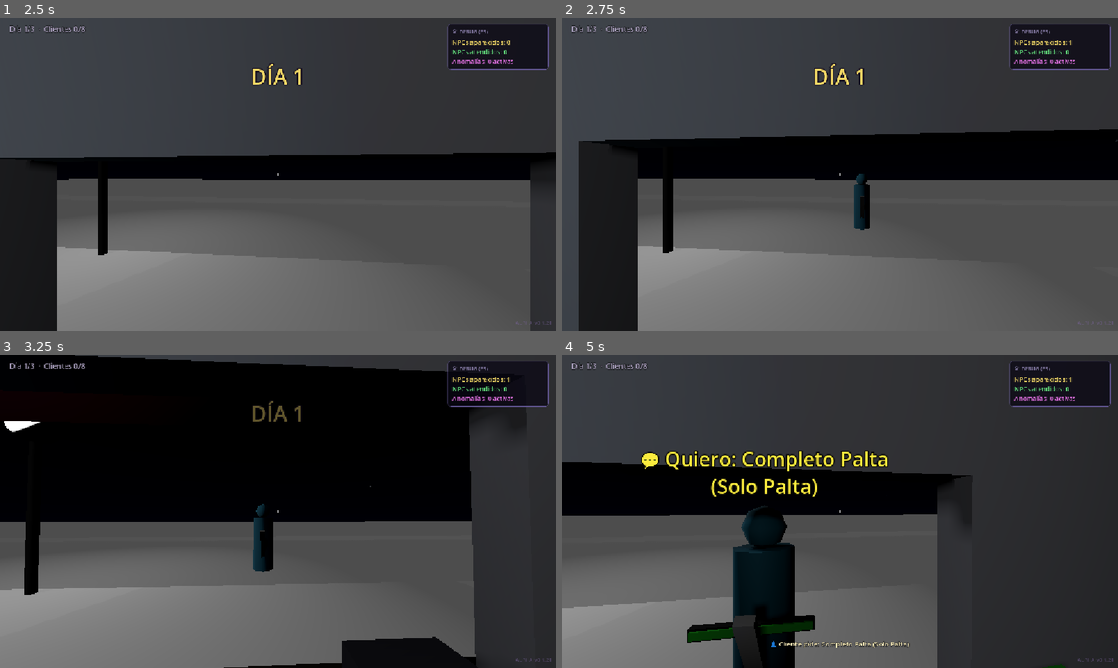
Above: before the commit, frames 1-4 (two rows, left to right).
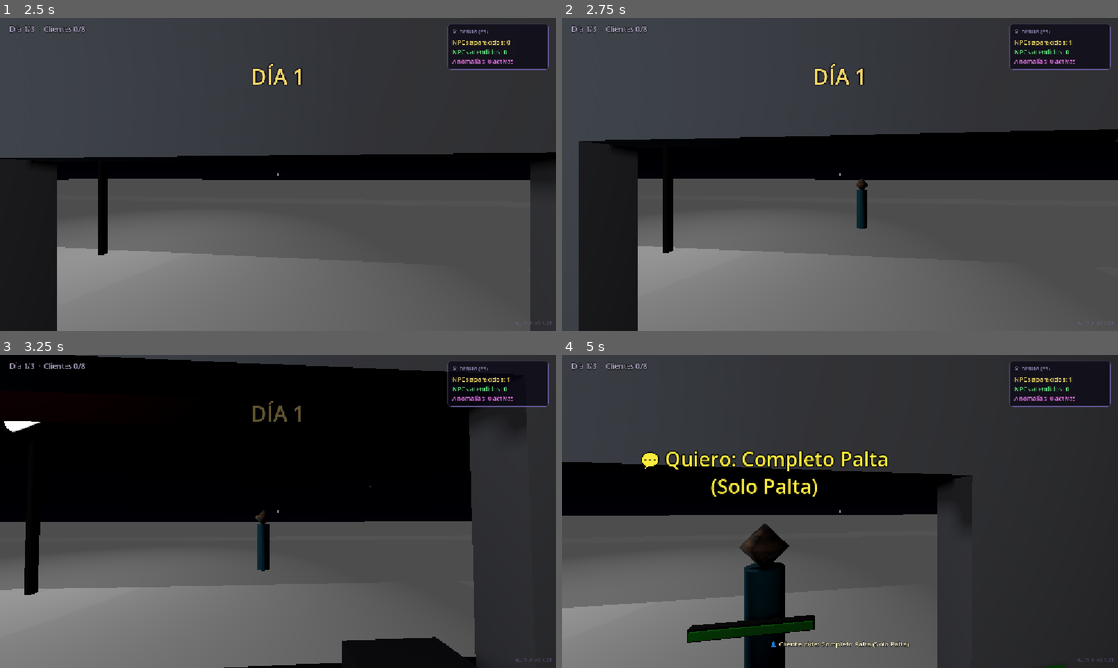
Above: after the commit, the same moments.

Repository: smfabiann/empanadas
Game: Godot game, scene res://scenes/ui/MainMenu.tscn
Two runs of this game, one before a commit and one after it. Both use one fixed random seed, a clock stepped at 60 frames per second and the inputs below. The engine's default icon, where the game draws it, is replaced by a stand-in: a white triangle on a blue panel in a dark square.
Inputs (mouse positions are in pixels of both pictures, inside the frame that each line leads up to):
- Up to frame 1 (2.5 s): click "▶ JUGAR" at 0.5 s; tap Enter at 1.25 s; move the mouse to (305, 174) at 1.27 s; hold Q (drop_item) 1.28-2.03 s; hold W from 1.28 s (still down); tap Space (jump) at 1.52, 2.27 s; move the mouse to (250, 174) at 2.02 s; tap E (interact) at 2.1 s
- Up to frame 2 (2.75 s): keep holding W
- Up to frame 3 (3.25 s): keep holding W; move the mouse to (289, 505) at 2.77 s; hold Shift (sprint) from 2.78 s (still down)
- Up to frame 4 (5 s): keep holding W; move the mouse to (834, 517) at 3.52 s; release Shift (sprint) at 3.53 s; tap F at 3.6 s; tap Space (jump) at 3.77, 4.52 s; move the mouse to (878, 514) at 4.27 s; hold Q (drop_item) from 4.28 s (still down)

Frame 1 is identical in both runs. In frame 2, 0.2% of the frame differs, in the area x 52-56%, y 49-68%; in frame 3, 0.3%; in frame 4, 2.4%, in the area x 30-46%, y 48-100%.

Commit message:
se cambiaron las texturas de la cabeza de los npc

Diff:
--- a/scenes/NPC.tscn
+++ b/scenes/NPC.tscn
@@ -20,21 +20,27 @@
 [sub_resource type="StandardMaterial3D" id="StandardMaterial3D_bar_fill"]
 albedo_color = Color(0.2, 0.8, 0.2, 1)
 
+[sub_resource type="StandardMaterial3D" id="StandardMaterial3D_2a6q0"]
+albedo_color = Color(0.8362173, 0.59480137, 0.68522584, 1)
+
+[sub_resource type="StandardMaterial3D" id="StandardMaterial3D_fk6vv"]
+albedo_color = Color(0.30699706, 0.09079873, 0.17116693, 1)
+
 [node name="NPC" type="CharacterBody3D" unique_id=1323159594]
 collision_layer = 4
 script = ExtResource("1_npc")
 
 [node name="BodyMesh" type="CSGCylinder3D" parent="." unique_id=265668372]
-transform = Transform3D(1, 0, 0, 0, 1, 0, 0, 0, 1, 0, 0.8, 0)
-radius = 0.3
-height = 1.6
+transform = Transform3D(1, 0, 0, 0, 1, 0, 0, 0, 1, 0, 0.70000005, 0)
+radius = 0.19873047
+height = 1.4000001
 material = SubResource("StandardMaterial3D_npc")
 
 [node name="Head" type="CSGSphere3D" parent="." unique_id=2011213419]
-transform = Transform3D(1, 0, 0, 0, 1, 0, 0, 0, 1, 0, 1.8, 0)
+transform = Transform3D(1.104, 0, 0, 0, 1.104, 0, 0, 0, 1.104, 0, 1.5999999, 0)
 radius = 0.22
-radial_segments = 8
-rings = 4
+radial_segments = 4
+rings = 2
 material = SubResource("StandardMaterial3D_ktgr7")
 
 [node name="CollisionShape3D" type="CollisionShape3D" parent="." unique_id=2690182]
@@ -65,7 +71,14 @@
 
 [node name="Node3D" type="Node3D" parent="." unique_id=2121152519]
 transform = Transform3D(1, 0, 0, 0, 1, 0, 0, 0, 1, 0, -0.2, 0)
+visible = false
 
 [node name="CSGBox3D" type="CSGBox3D" parent="Node3D" unique_id=1017447969]
 transform = Transform3D(1, 0, 0, 0, 0.8660254, 0.5, 0, -0.5, 0.8660254, 0, 1, -0.46166992)
 size = Vector3(0.13476563, 1, 0.076660156)
+material = SubResource("StandardMaterial3D_2a6q0")
+
+[node name="CSGBox3D" type="CSGBox3D" parent="Node3D/CSGBox3D" unique_id=1336265197]
+transform = Transform3D(1, 0, 0, 0, 0.9659257, 0.25881898, 0, -0.25881898, 0.9659257, 0, 0.53577113, -0.009647876)
+size = Vector3(0.13476563, 0.1, 0.076660156)
+material = SubResource("StandardMaterial3D_fk6vv")
--- a/scripts/NPC.gd
+++ b/scripts/NPC.gd
@@ -107,10 +107,17 @@
 	global_position = spawn_pos
 
 	if not custom_appearance:
-		var mat := StandardMaterial3D.new()
-		mat.albedo_color = NPC_COLORS.pick_random()
-		body_mesh.material = mat
-		if head:
+		var random_color: Color = NPC_COLORS.pick_random()
+
+		# Preservar materiales o texturas configurados en la escena
+		if body_mesh and not _should_preserve_material(body_mesh.material):
+			var mat := StandardMaterial3D.new()
+			mat.albedo_color = random_color
+			body_mesh.material = mat
+
+		if head and not _should_preserve_material(head.material):
+			var mat := StandardMaterial3D.new()
+			mat.albedo_color = random_color
 			head.material = mat
 
 	patience_time = GameManager.get_patience_time()
@@ -118,6 +125,28 @@
 
 	if active_event:
 		_apply_active_event()
+
+
+## Determina si el material asignado en la escena debe preservarse (ej. si contiene texturas o shaders)
+func _should_preserve_material(mat: Material) -> bool:
+	if mat == null:
+		return false
+	if mat is StandardMaterial3D or mat is ORMMaterial3D:
+		return mat.albedo_texture != null
+	return true
+
+
+## Asigna o reemplaza la textura de la cabeza del NPC (preparado para eventos de rareza)
+func set_head_texture(tex: Texture2D) -> void:
+	if head:
+		if head.material is StandardMaterial3D:
+			var mat: StandardMaterial3D = head.material.duplicate()
+			mat.albedo_texture = tex
+			head.material = mat
+		else:
+			var mat := StandardMaterial3D.new()
+			mat.albedo_texture = tex
+			head.material = mat
 
 
 func assign_event(event: NPCEvent) -> void:
